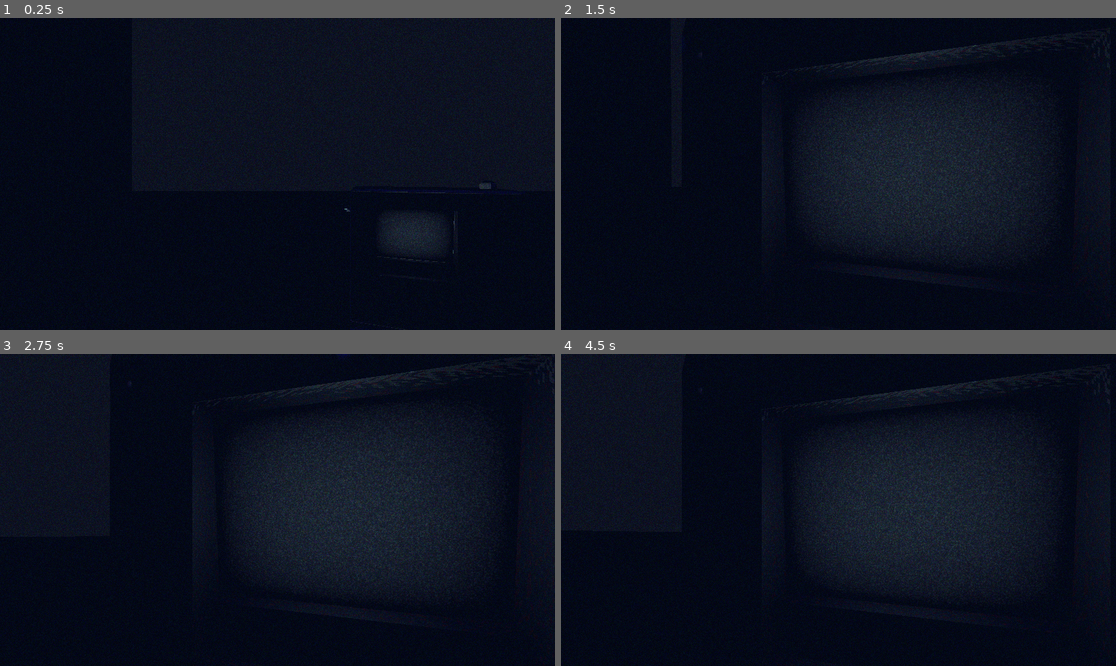
Above: before the commit, frames 1-4 (two rows, left to right).
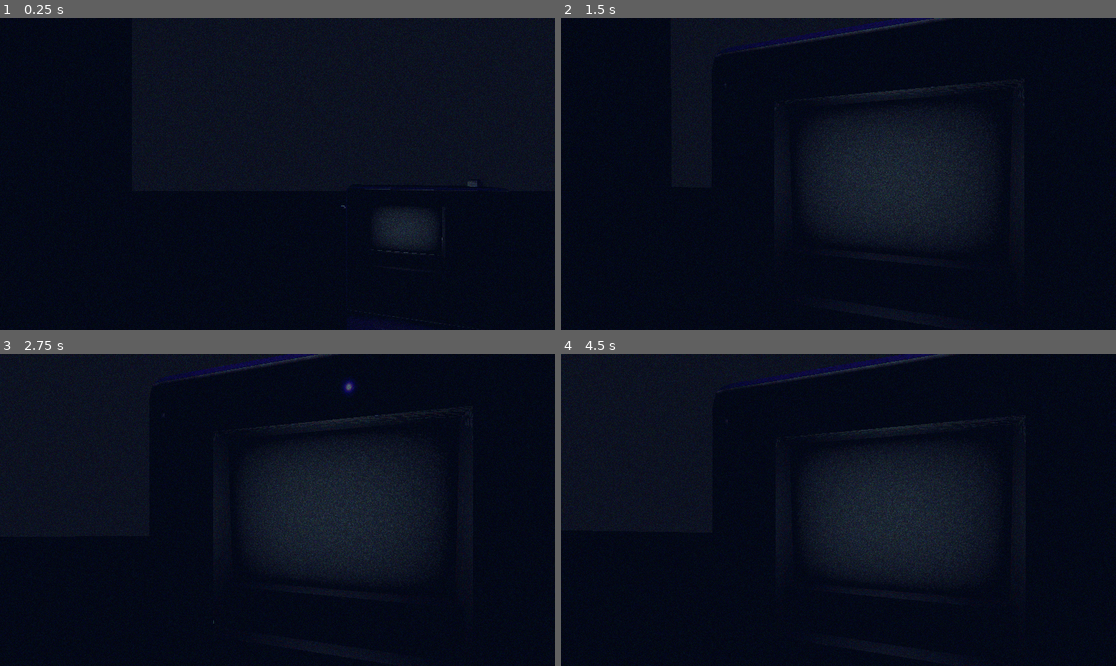
Above: after the commit, the same moments.

Repository: mmkllr/watchman
Game: Godot game, scene res://scenes/world.tscn
Two runs of this game, one before a commit and one after it. Both use one fixed random seed, a clock stepped at 60 frames per second and the inputs below.
Inputs (mouse positions are in pixels of both pictures, inside the frame that each line leads up to):
- Up to frame 1 (0.25 s): no input
- Up to frame 2 (1.5 s): move the mouse to (866, 174) at 0.52 s; hold W (move_forward) from 0.53 s (still down); right-click (866, 174) at 0.6 s; move the mouse to (810, 174) at 1.27 s; right-click (810, 174) at 1.35 s
- Up to frame 3 (2.75 s): keep holding W (move_forward); move the mouse to (288, 503) at 2.02 s; right-click (288, 503) at 2.1 s
- Up to frame 4 (4.5 s): keep holding W (move_forward); move the mouse to (832, 516) at 2.77 s; right-click (832, 516) at 2.85 s; move the mouse to (877, 513) at 3.52 s; right-click (877, 513) at 3.6 s; move the mouse to (794, 506) at 4.27 s; right-click (794, 506) at 4.35 s

The runs differ from the first frame. In frame 1, 0.2% of the frame differs, in the area x 61-93%, y 52-100%; in frame 2, 1.6%; in frame 3, 1.4%; in frame 4, 1.6%, in the area x 28-99%, y 0-94%.

Commit message:
more cool

Diff:
--- a/player.gd
+++ b/player.gd
@@ -42,7 +42,8 @@
 
 	# Head bob
 	t_bob += delta * velocity.length()
-	camera.transform.origin = _headbob(t_bob)
+	camera.transform.origin = _headbob(t_bob, 0.03)
+	tools.transform.origin = _headbob(t_bob, 0.002) - Vector3(0.0, 0.357, 0.0)
 
 	move_and_slide()
 
@@ -50,10 +51,10 @@
 	if Input.is_action_just_pressed("zoom_in"):
 		_zoom_in()
 
-func _headbob(time):
+func _headbob(time, amp):
 	var pos = Vector3.ZERO
-	pos.y = sin(time * BOB_FREQ) * BOB_AMP
-	pos.x = cos(time * BOB_FREQ / 2) * BOB_AMP
+	pos.y = sin(time * BOB_FREQ) * amp
+	pos.x = cos(time * BOB_FREQ / 2) * amp
 	return pos
 
 func _zoom_in():
